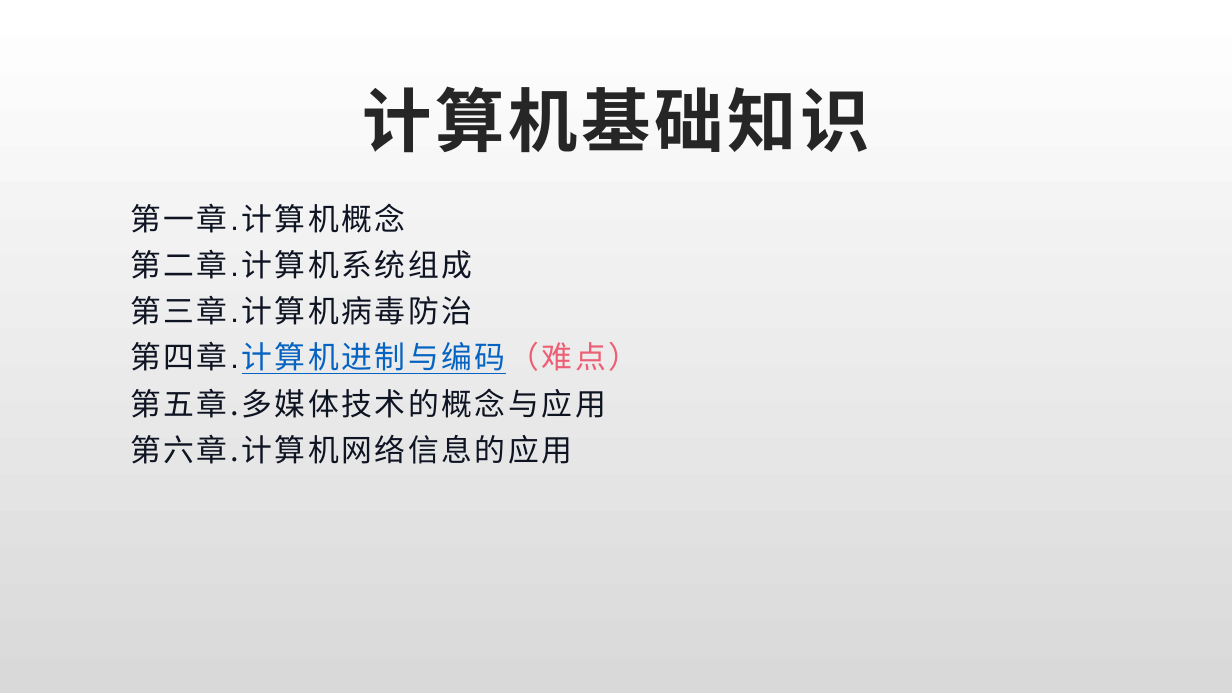
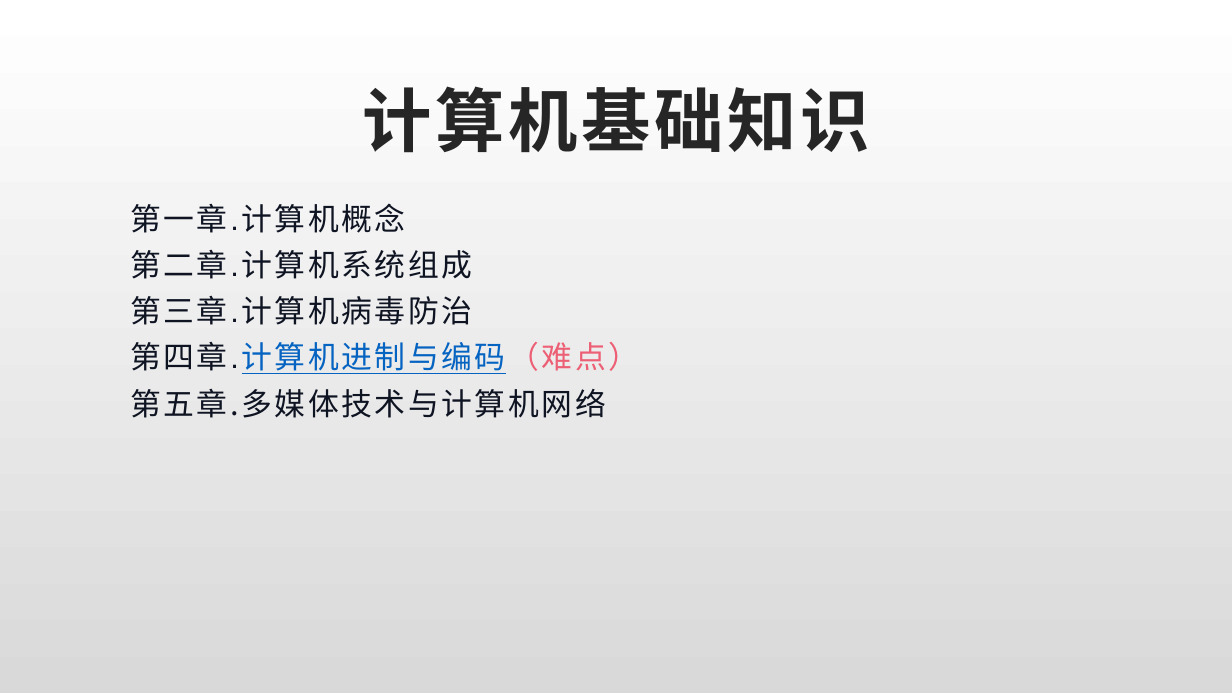
Before and after one commit to cckmit/typora-note, a slide deck: slide 2 of 计算机基础知识/计算机基础/计算机基础知识_第4章.pptx. Drawn at 1232x693 pixels with LibreOffice and Linux fonts; fonts in the diff are those of the drawing. Boxes give left, top, right and bottom in pixels: in the first picture for what was removed or moved away, otherwise in the second. Text is boxed around its words. In the diff, an @@ line names an element or a change of style, - is before the commit and + after.

```diff
--- a/计算机基础知识/计算机基础/计算机基础知识_第4章.pptx
+++ b/计算机基础知识/计算机基础/计算机基础知识_第4章.pptx
@@ subtitle at bbox=[130, 389, 606, 418]: text changed @@
-第五章.多媒体技术的概念与应用
-第六章.计算机网络信息的应用
+第五章.多媒体技术与计算机网络
```
Also in this commit, not shown: 4 other slides changed, 6 slides added, 4 other files.
